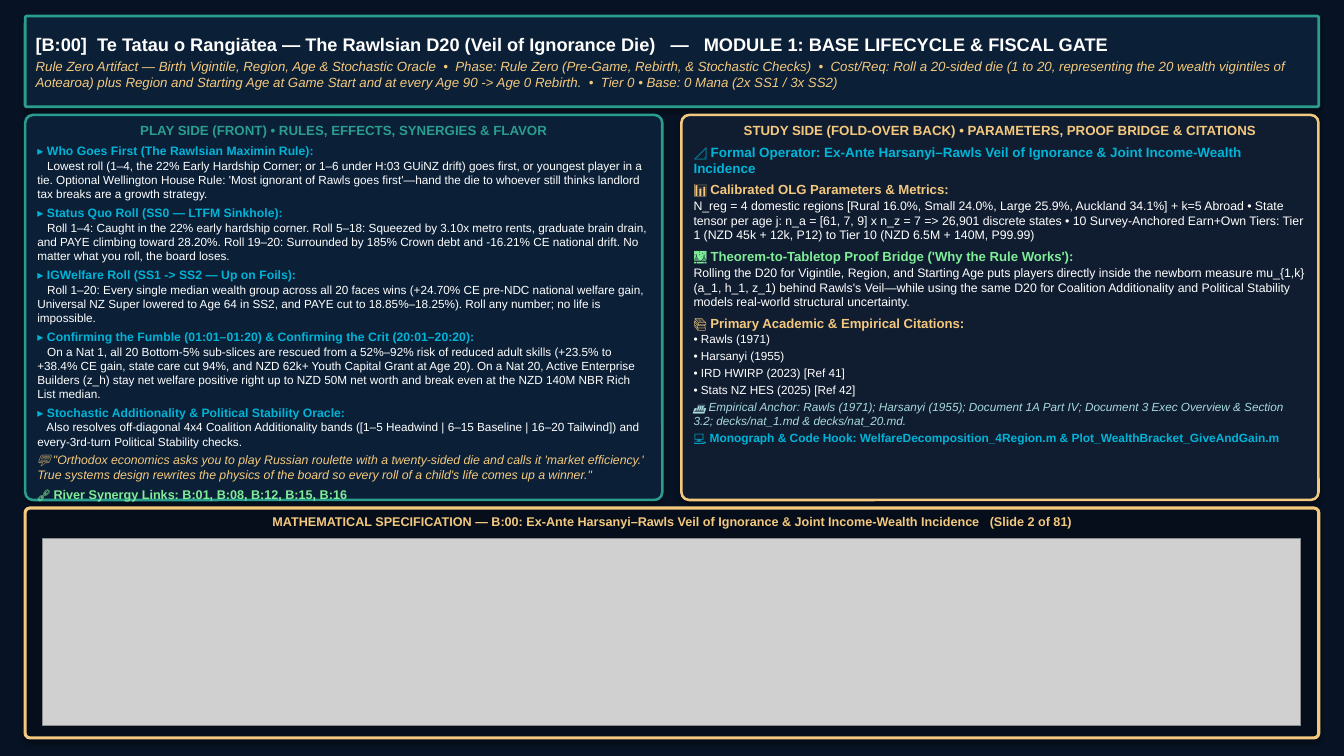
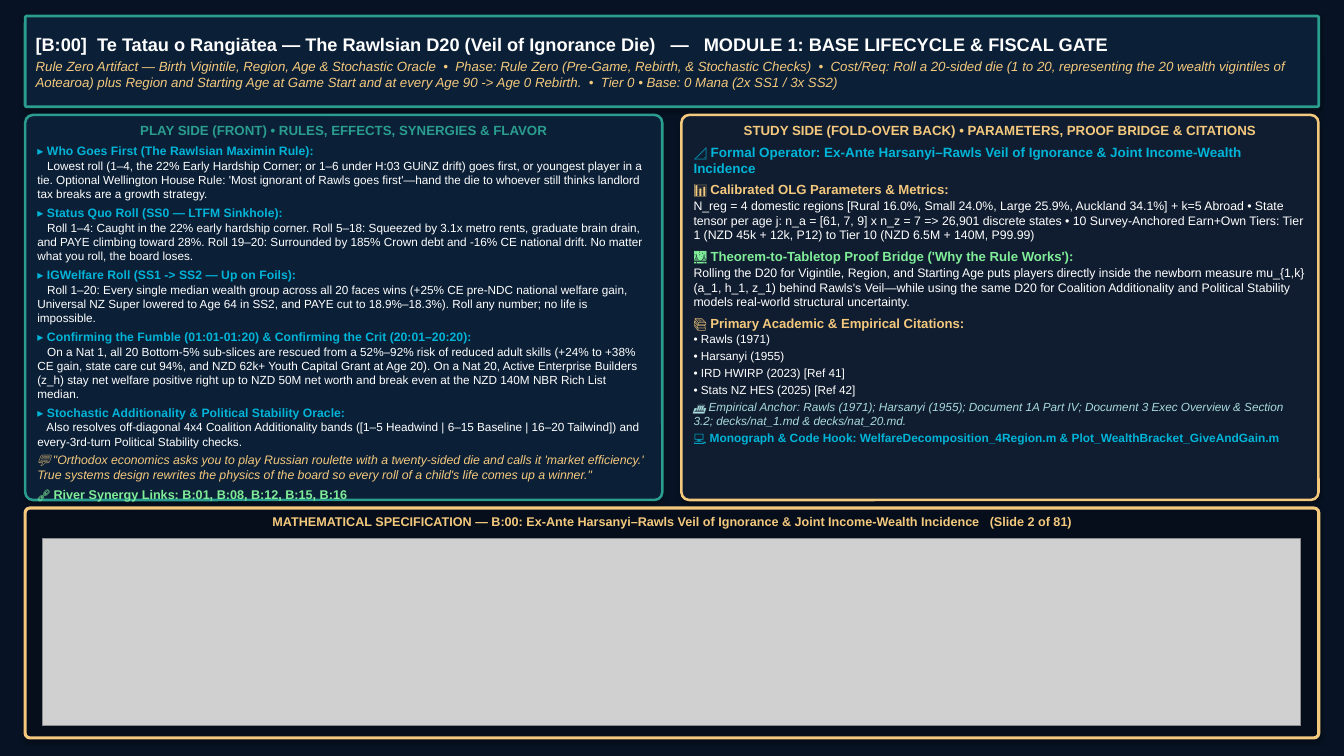
Before and after one commit to MichaelTiemann/IGWelfare-Game, a slide deck: slide 2 of output/foils_and_founders_study_slides.pptx. Drawn at 1344x756 pixels with LibreOffice and Linux fonts; fonts in the diff are those of the drawing; grey boxes stand for pictures. Boxes give left, top, right and bottom in pixels: in the first picture for what was removed or moved away, otherwise in the second. Text is boxed around its words. In the diff, an @@ line names an element or a change of style, - is before the commit and + after.

```diff
--- a/output/foils_and_founders_study_slides.pptx
+++ b/output/foils_and_founders_study_slides.pptx
@@ text in rounded rectangle at [37,223,642,263]: text changed @@
-Roll 1–4: Caught in the 22% early hardship corner. Roll 5–18: Squeezed by 3.10x metro rents, graduate brain drain, and PAYE climbing toward 28.20%. Roll 19–20: Surrounded by 185% Crown debt and -16.21% CE national drift. No matter what you roll, the board loses.
+Roll 1–4: Caught in the 22% early hardship corner. Roll 5–18: Squeezed by 3.1x metro rents, graduate brain drain, and PAYE climbing toward 28%. Roll 19–20: Surrounded by 185% Crown debt and -16% CE national drift. No matter what you roll, the board loses.
@@ text in rounded rectangle at [37,285,637,398]: text changed @@
-Roll 1–20: Every single median wealth group across all 20 faces wins (+24.70% CE pre-NDC national welfare gain, Universal NZ Super lowered to Age 64 in SS2, and PAYE cut to 18.85%–18.25%). Roll any number; no life is impossible.
-▸ Confirming the Fumble (01:01–01:20) & Confirming the Crit (20:01–20:20):
-On a Nat 1, all 20 Bottom-5% sub-slices are rescued from a 52%–92% risk of reduced adult skills (+23.5% to +38.4% CE gain, state care cut 94%, and NZD 62k+ Youth Capital Grant at Age 20). On a Nat 20, Active Enterprise Builders (z_h) stay net welfare positive right up to NZD 50M net worth and break even at the NZD 140M NBR Rich List median.
+Roll 1–20: Every single median wealth group across all 20 faces wins (+25% CE pre-NDC national welfare gain, Universal NZ Super lowered to Age 64 in SS2, and PAYE cut to 18.9%–18.3%). Roll any number; no life is impossible.
+▸ Confirming the Fumble (01:01-01:20) & Confirming the Crit (20:01–20:20):
+On a Nat 1, all 20 Bottom-5% sub-slices are rescued from a 52%–92% risk of reduced adult skills (+24% to +38% CE gain, state care cut 94%, and NZD 62k+ Youth Capital Grant at Age 20). On a Nat 20, Active Enterprise Builders (z_h) stay net welfare positive right up to NZD 50M net worth and break even at the NZD 140M NBR Rich List median.
```
Also in this commit, not shown: 66 other slides changed, 4 other files.
